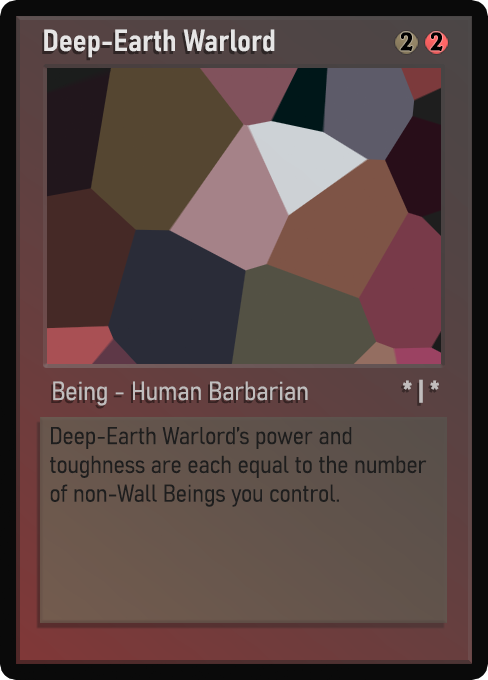
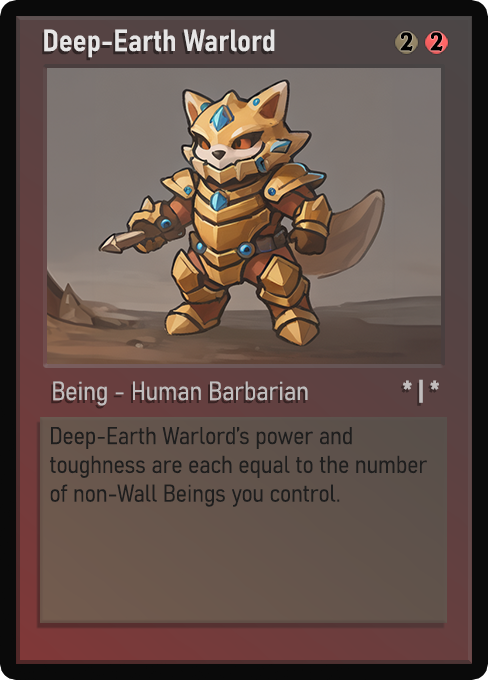
Layer changes from the first 488 × 680 image to the second:
painted on "Name" over [44, 30, 270, 52]
painted on "Class" over [53, 381, 295, 405]
painted on "Desc_norm" over [50, 427, 427, 507]
painted on "Artwork" over [47, 68, 441, 364]
